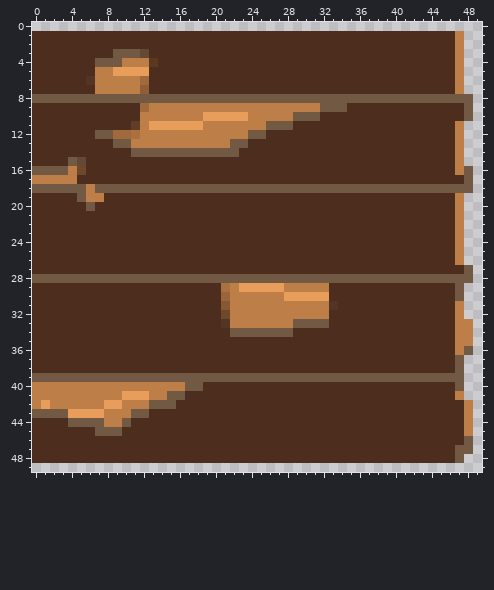
Edited in one commit: pixel-art sprite (code/images/trafficPuzzle/1x2/Horizontal/Logs_H_Right.png). This is how it looked before the edit.
The file is 50x50 pixels. Colours within 5 levels of each other are drawn and written as one.
After:
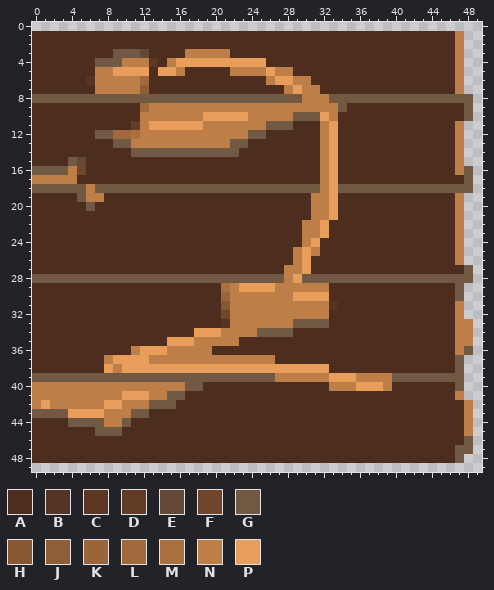
Palette (. is transparent): A #4d2d1e  B #543525  C #5c3823  D #623c26  E #644936  F #71472b  G #715944  H #885834  J #8f5d36  K #9b653a  L #a16a3d  M #aa7040  N #bd7e47  P #e89d5b
Edits made:
Changed rows in their new state; - is an unchanged pixel.
first column x 14:
 3 ---NNNNN------------
 4 -NPPPPPPPPPP--------
 5 PPN-----NNNNPNN-----
 6 ------------NPPNN---
 7 --------------NPNN--
 8 ----------------NNN-
 9 ------------------NN
10 ------------------PN
11 ------------------NP
12 ------------------NP
13 ------------------NP
14 ------------------NP
15 ------------------NP
16 ------------------NP
17 ------------------NP
18 ------------------NP
19 -----------------NNP
20 -----------------NNP
21 -----------------NNP
22 ----------------NNP-
23 ----------------NNP-
24 ----------------NP--
25 ---------------NPN--
26 ---------------NP---
27 --------------NNP---
28 --------------NP----
29 -------------N------
30 --------------N-----
first column x 8:
34 ----------PPPNNNN---------------
35 -------PPPNNNNN-----------------
36 ---NPPPNNNNN--------------------
37 NPPPPNNNNNNNNNNNNNN-------------
38 PNPPPPPPPPPPPPPPPPPPPPPPP-------
39 -------------------NNNNNNPPPNNNN
40 -------------------------NNNPPPN
Pixel boxes of the changes (left, top, right, bottom) in both pictures:
changed: (104, 49, 392, 391)
